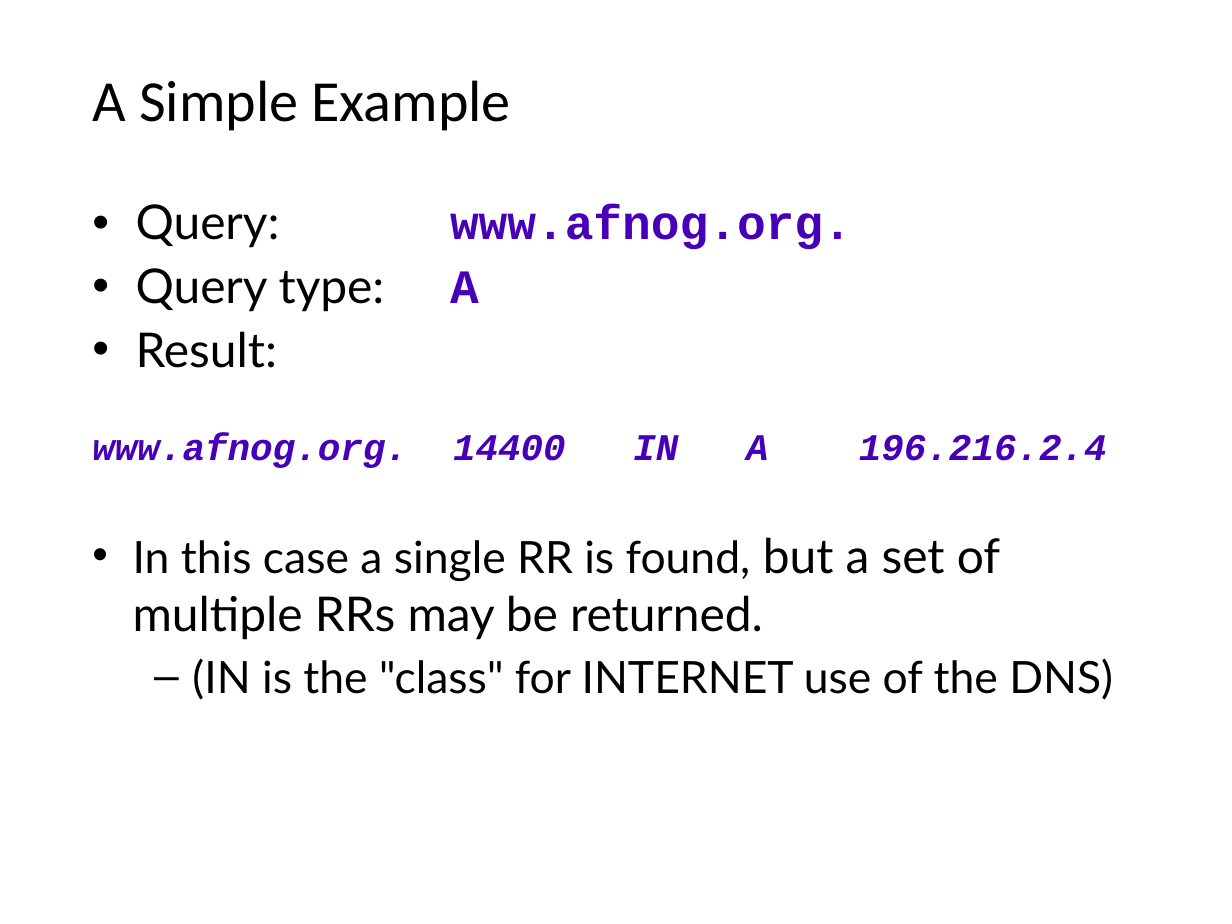
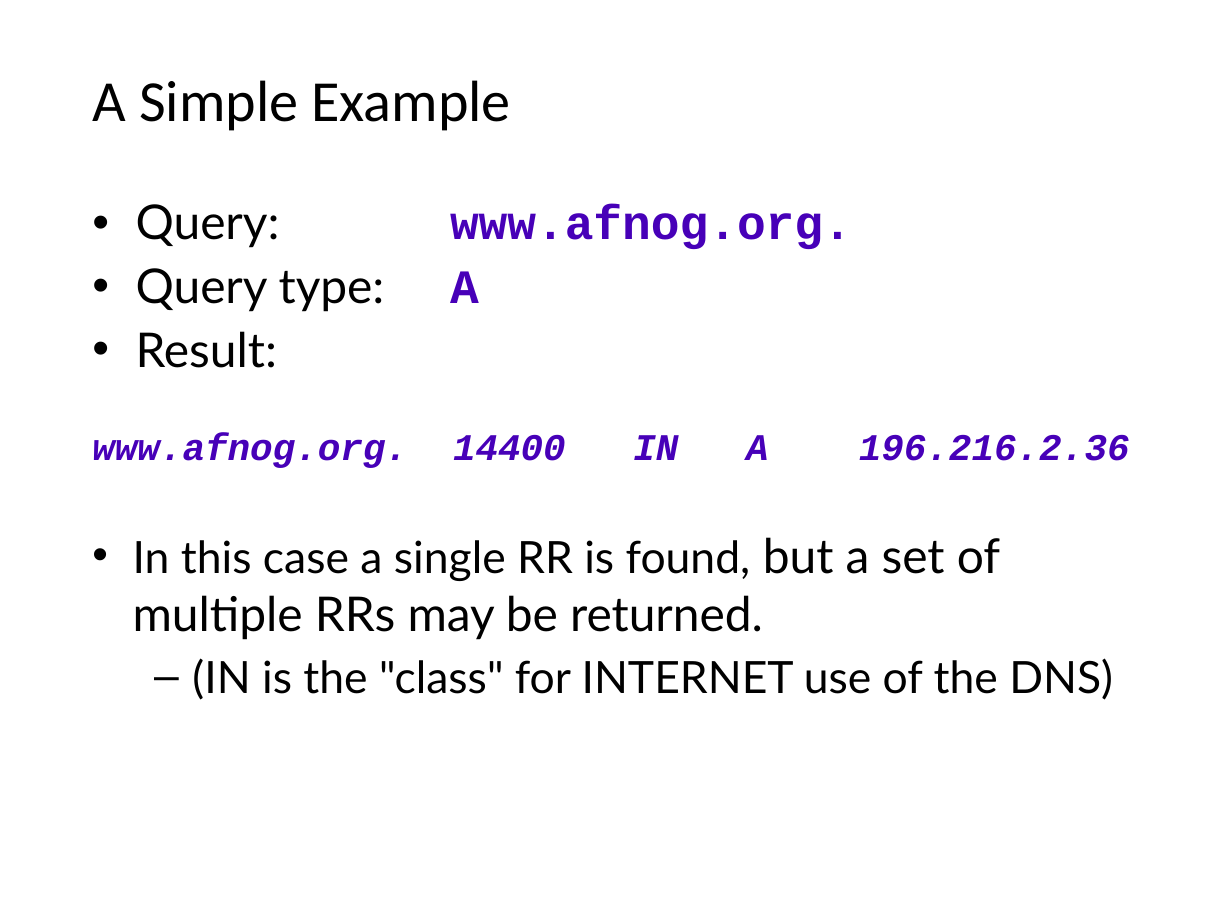
Before and after one commit to afnog/sse, a slide deck: slide 11 of dns/dns1-presentation.pptx. Drawn at 1232x924 pixels with LibreOffice and Linux fonts; fonts in the diff are those of the drawing; background and template pictures are left out. Boxes give left, top, right and bottom in pixels: in the first picture for what was removed or moved away, otherwise in the second. Text is boxed around its words. In the diff, an @@ line names an element or a change of style, - is before the commit and + after.

```diff
--- a/dns/dns1-presentation.pptx
+++ b/dns/dns1-presentation.pptx
@@ text at [92,434,1130,468]: text changed @@
-www.afnog.org. 14400 IN A 196.216.2.4
+www.afnog.org. 14400 IN A 196.216.2.36
```
Also in this commit, not shown: 1 other slide changed.
